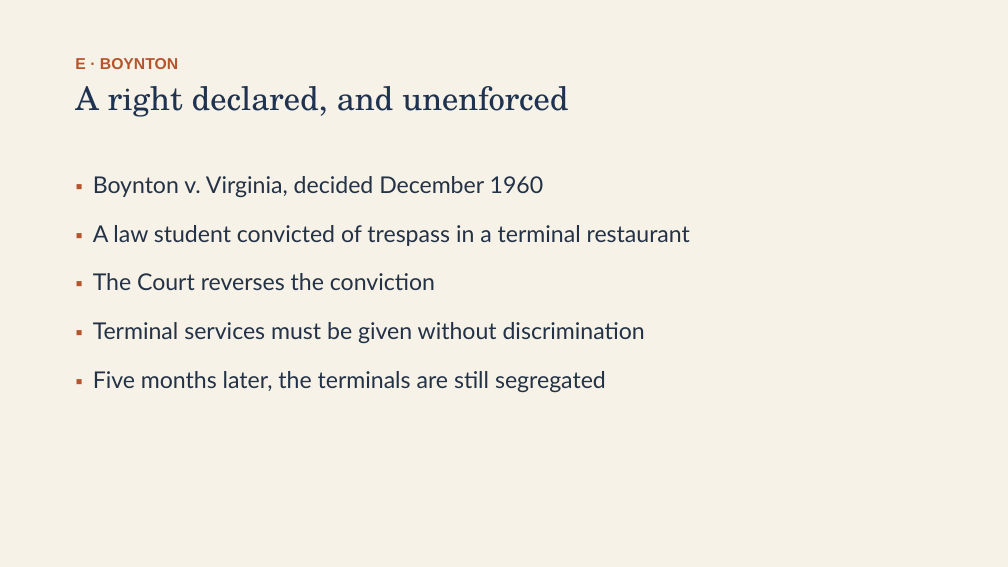
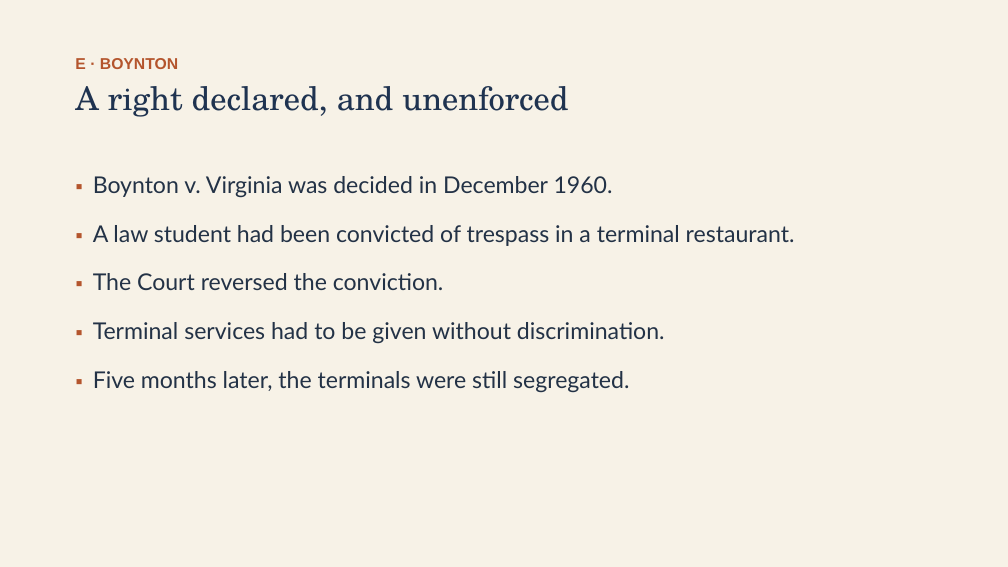
Before and after one commit to ab17gthb/humanities-curriculum-group, a slide deck: slide 15 of civil-rights/lesson-04/lesson-04-slides.pptx. Drawn at 1008x567 pixels with LibreOffice and Linux fonts; fonts in the diff are those of the drawing. Boxes give left, top, right and bottom in pixels: in the first picture for what was removed or moved away, otherwise in the second. Text is boxed around its words. In the diff, an @@ line names an element or a change of style, - is before the commit and + after.

```diff
--- a/civil-rights/lesson-04/lesson-04-slides.pptx
+++ b/civil-rights/lesson-04/lesson-04-slides.pptx
@@ text at [93,176,795,393]: text changed @@
-▪ Boynton v. Virginia, decided December 1960
-▪ A law student convicted of trespass in a terminal restaurant
-▪ The Court reverses the conviction
-▪ Terminal services must be given without discrimination
-▪ Five months later, the terminals are still segregated
+▪ Boynton v. Virginia was decided in December 1960.
+▪ A law student had been convicted of trespass in a terminal restaurant.
+▪ The Court reversed the conviction.
+▪ Terminal services had to be given without discrimination.
+▪ Five months later, the terminals were still segregated.
```
Also in this commit, not shown: 11 other slides changed, 6 other files.
